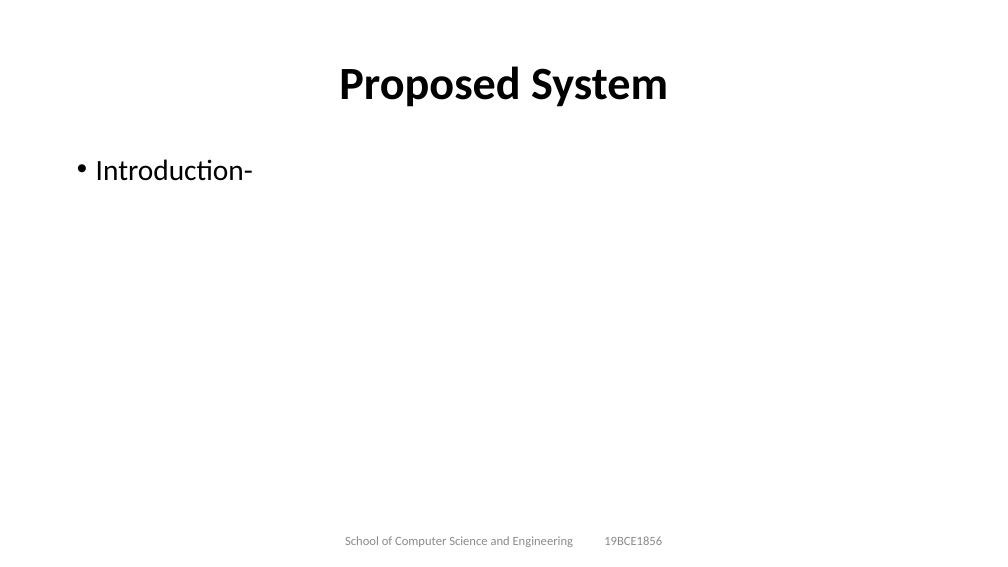
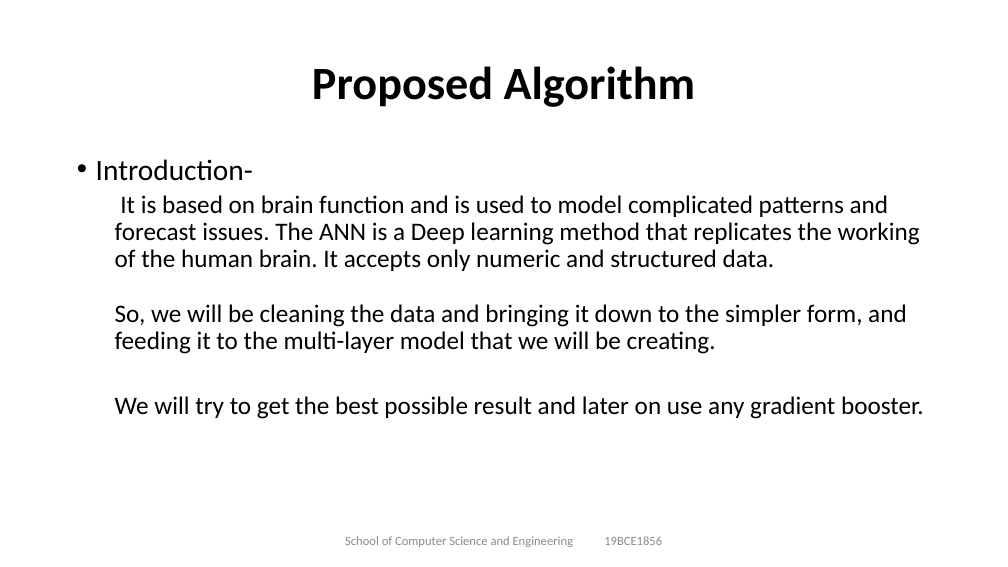
Before and after one commit to tusharmaurya267/E-commerce-Research-paper, a slide deck: slide 9 of CAPSTONE PROJECT REVIEW 2.pptx. Drawn at 1008x567 pixels with LibreOffice and Linux fonts; fonts in the diff are those of the drawing. Boxes give left, top, right and bottom in pixels: in the first picture for what was removed or moved away, otherwise in the second. Text is boxed around its words. In the diff, an @@ line names an element or a change of style, - is before the commit and + after.

```diff
--- a/CAPSTONE PROJECT REVIEW 2.pptx
+++ b/CAPSTONE PROJECT REVIEW 2.pptx
@@ title at (312,66,696,107): text changed @@
-Proposed System
+Proposed Algorithm
@@ text at (115,195,924,419): paragraphs added @@
+  It is based on brain function and is used to model complicated patterns and forecast issues. The ANN is a Deep learning method that replicates the working of the human brain. It accepts only numeric and structured data.
+  So, we will be cleaning the data and bringing it down to the simpler form, and feeding it to the multi-layer model that we will be creating.
+  We will try to get the best possible result and later on use any gradient booster.
```
Also in this commit, not shown: 3 other slides changed, 1 slide added.
